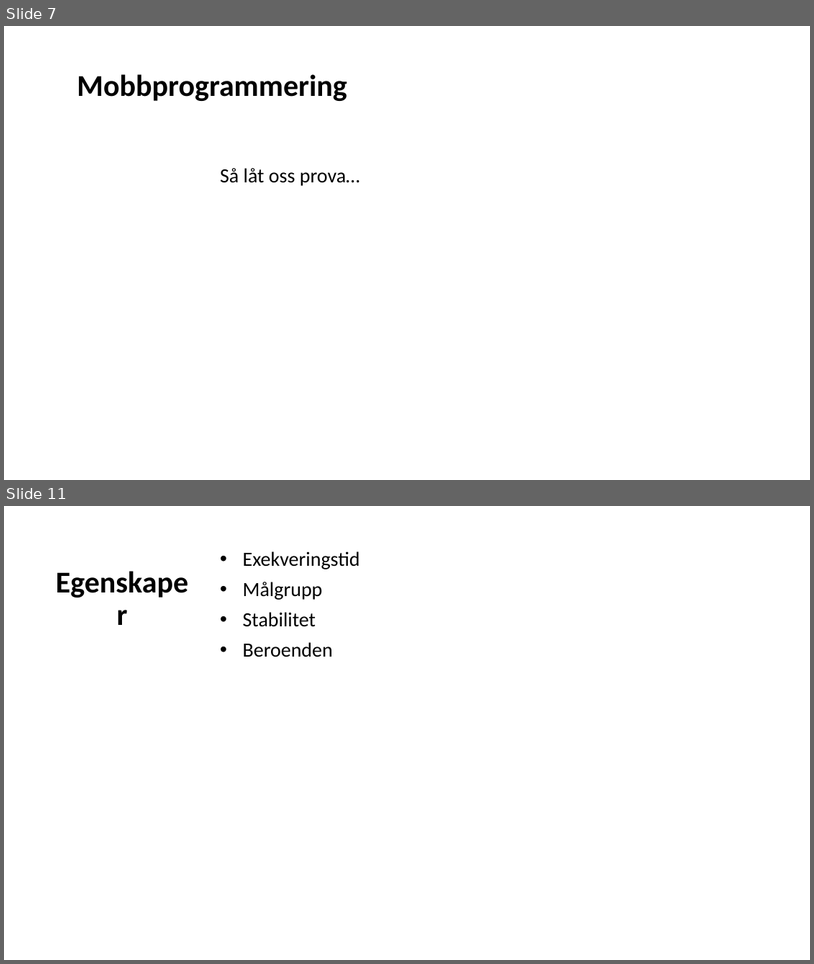
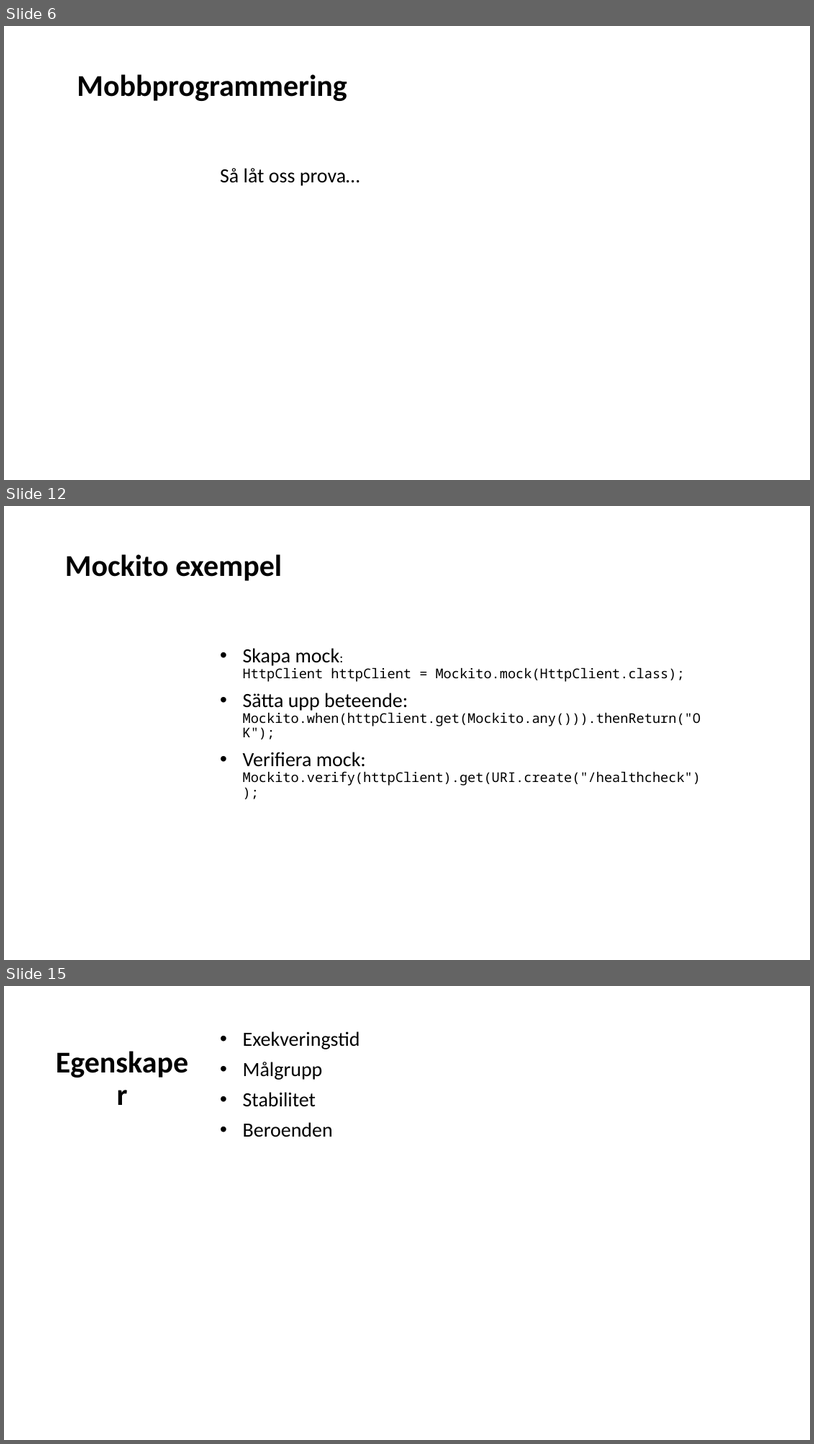
Before and after one commit to Omegapoint/tdd-lab, a slide deck: TDD-Presentation.pptx. Shown one above the other, each under a label of ours: slides 7 and 11 before the commit, slides 6, 12 and 15 after it; the slides between them are not shown. The pictures are 814x964 and 814x1444 pixels, drawn with LibreOffice and Linux fonts; fonts in the diff are those of the drawing. Boxes give left, top, right and bottom in pixels: in the first picture for what was removed or moved away, otherwise in the second. Text is boxed around its words. In the diff, an @@ line names an element or a change of style, - is before the commit and + after.

```diff
--- a/TDD-Presentation.pptx
+++ b/TDD-Presentation.pptx
@@ slide 12 added at <box>4,506,810,960</box>, background #FFFFFF @@
@@ title added at <box>65,554,282,581</box>, 36 pt, text #000000, bold @@
+Mockito exempel
@@ subtitle added at <box>243,648,701,785</box>, 16 pt, text #000000 @@
+• Skapa mock:
+  HttpClient httpClient = Mockito.mock(HttpClient.class);
+• Sätta upp beteende:
+  Mockito.when(httpClient.get(Mockito.any())).thenReturn("OK");
+• Verifiera mock:
+  Mockito.verify(httpClient).get(URI.create("/healthcheck"));
@@ what was slide 7 is now slide 6 @@
@@ what was slide 11 is now slide 15 @@
```
Also in this commit, not shown: 2 slides changed, 6 other slides added, 5 slides removed, 1 other file.
